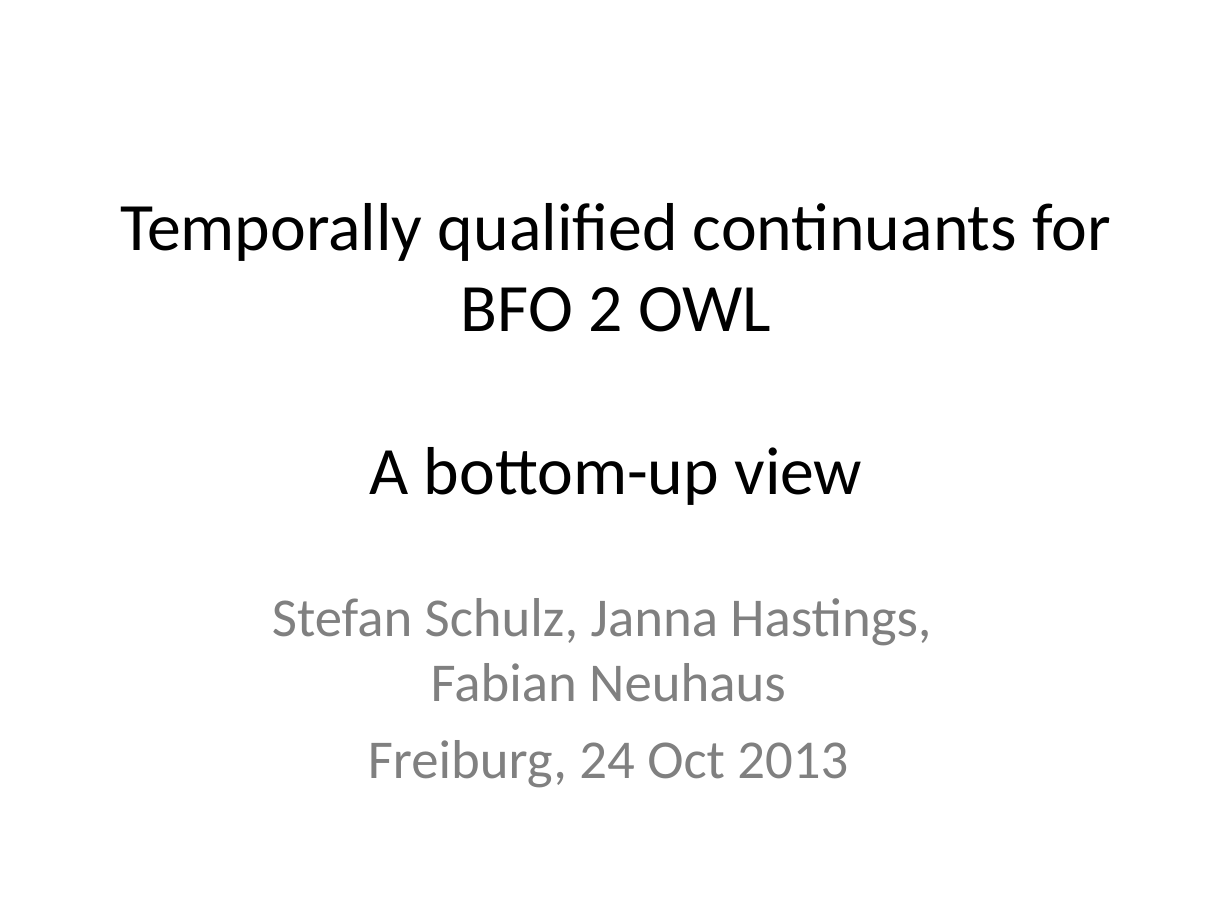
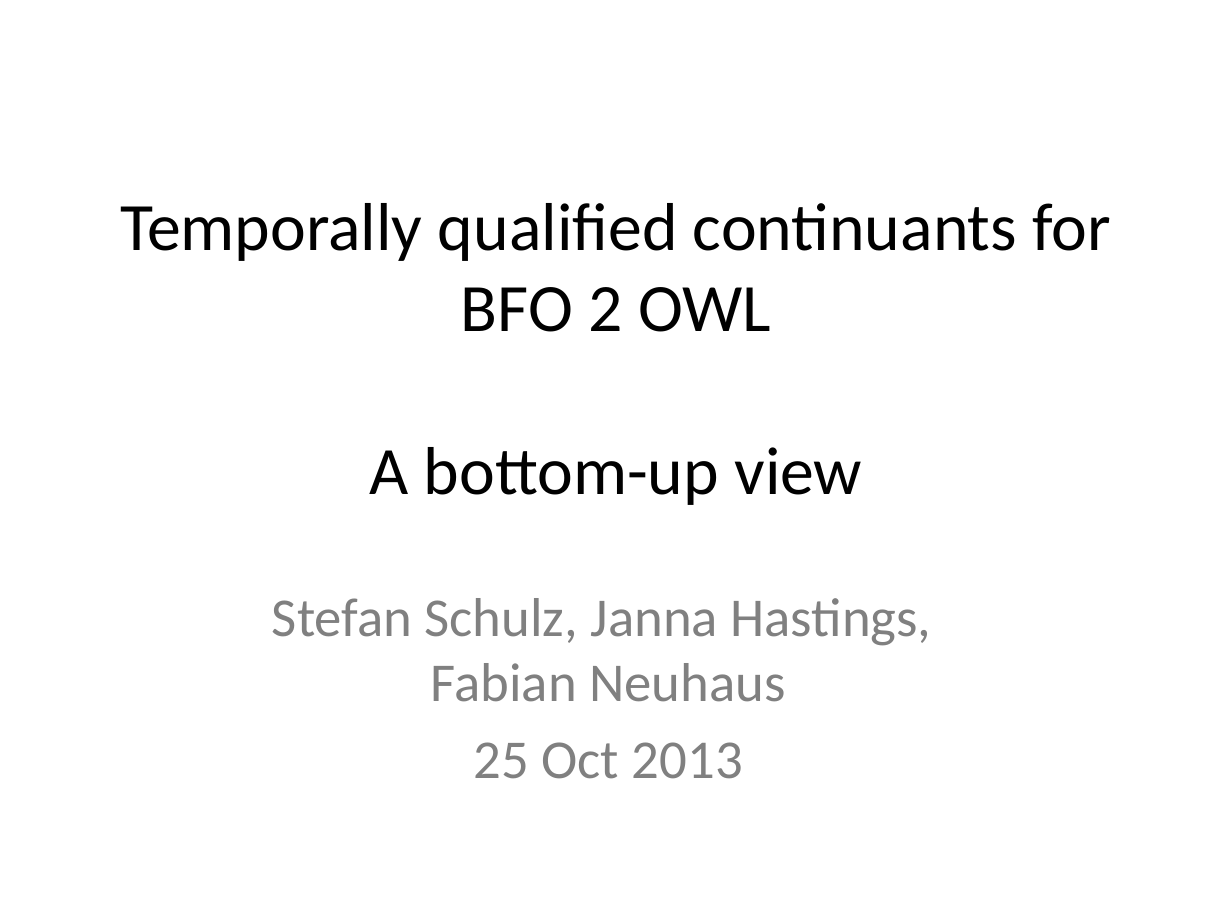
Before and after one commit to BFO-ontology/BFO, a slide deck: slide 1 of docs/2013_BFO2_Freiburg.pptx. Drawn at 1232x924 pixels with LibreOffice and Linux fonts; fonts in the diff are those of the drawing. Boxes give left, top, right and bottom in pixels: in the first picture for what was removed or moved away, otherwise in the second. Text is boxed around its words. In the diff, an @@ line names an element or a change of style, - is before the commit and + after.

```diff
--- a/docs/2013_BFO2_Freiburg.pptx
+++ b/docs/2013_BFO2_Freiburg.pptx
@@ subtitle at (x1=474, y1=742, x2=743, y2=779): text changed @@
-Freiburg, 24 Oct 2013
+25 Oct 2013
```
Also in this commit, not shown: 4 slides added.
